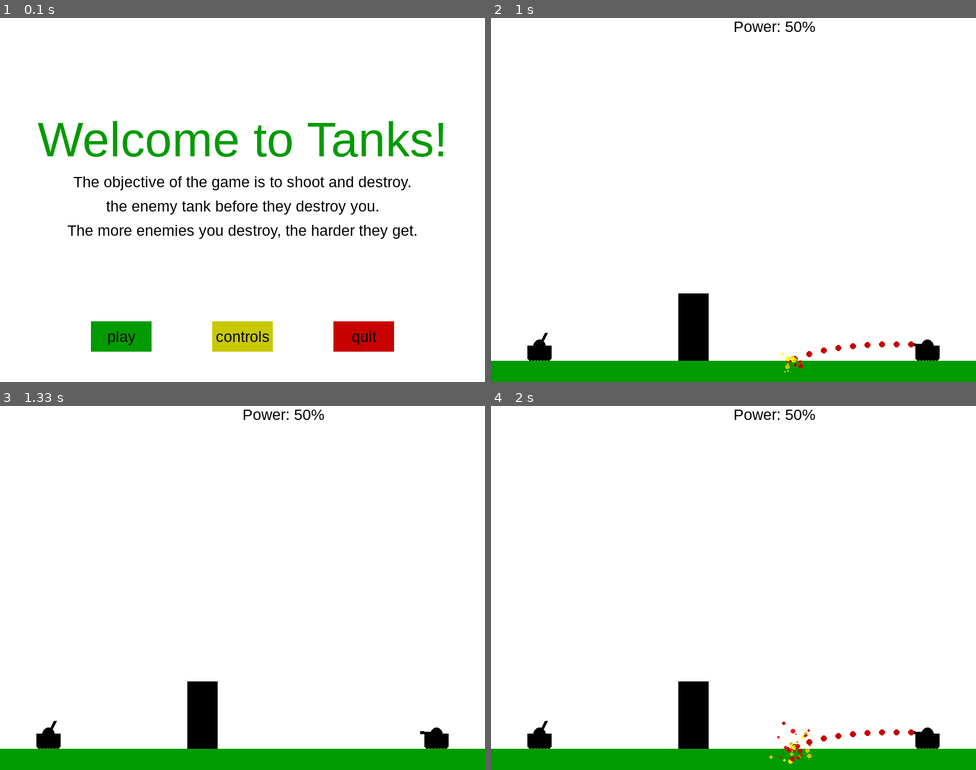
Above: before the commit, frames 1-4 (two rows, left to right).
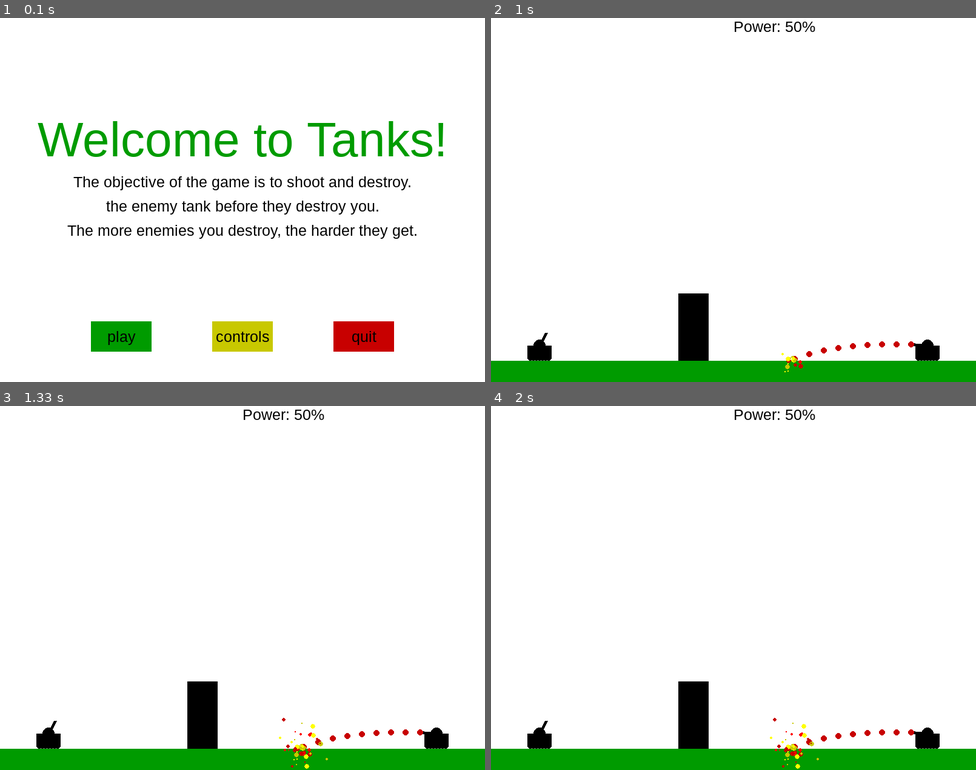
Above: after the commit, the same moments.

Repository: ioarun/pygame-robotics
Game: pygame game, started from tank-game/tank-game.py
The game is run twice, just before and just after one commit, with the same random seed, the same clock (stepped at 60 frames per second) and the same inputs. The source is Python 2; it was converted automatically to run under Python 3.
Inputs:
- Up to frame 1 (0.1 s): no input
- Up to frame 2 (1 s): click "play" at 0.42 s; tap Space at 0.67 s
- Up to frame 3 (1.33 s): tap Space at 1 s
- Up to frame 4 (2 s): no input

Frames 1-2 are identical in both runs. In frame 3, 0.3% of the frame differs, in the area x 57-88%, y 85-100%; in frame 4, 0.2%.

Commit message:
Enemy tank fires

Diff:
--- a/tank-game/tank-game.py
+++ b/tank-game/tank-game.py
@@ -242,6 +242,102 @@
 
 		# y = x**2
 		startingShell[1] += int((((startingShell[0] - xy[0])*0.015/(gun_power/50.0))**2) - (turPos + turPos/(12-turPos)))
+
+		if startingShell[1] > display_height - ground_height:
+			hit_x = int((startingShell[0]*display_height-ground_height)/startingShell[1])
+			hit_y = int(display_height-ground_height)
+			print "Last shell:", startingShell[0], startingShell[1]
+			print "Impact:", hit_x, hit_y
+			explosion(hit_x, hit_y)
+			fire = False
+
+
+		check_x_1 = startingShell[0] <= xlocation +  barrier_width
+		check_x_2 = startingShell[0] >= xlocation
+
+		check_y_1 = startingShell[1] <= display_height
+		check_y_2 = startingShell[1] >= display_height -randomHeight
+
+		if check_x_1 and check_x_2 and check_y_1 and check_y_2:
+			hit_x = int(startingShell[0])
+			hit_y = int(startingShell[1])
+			print "Last shell:", startingShell[0], startingShell[1]
+			print "Impact:", hit_x, hit_y
+			explosion(hit_x, hit_y)
+			fire = False
+
+		pygame.display.update()
+		clock.tick(60)
+
+
+def e_fireShell(xy, tankx, tanky, turPos, gun_power, xlocation, barrier_width, randomHeight, ptankX, ptankY):
+
+	currentPower = 1
+	power_found = False
+
+	while not power_found:
+		currentPower += 1
+		if currentPower > 100:
+			power_found = True
+		fire = True
+
+		startingShell = list(xy) # from tuple to list conversion (just one element)
+		# print ("FIRE!", xy)
+		while fire:
+			for event in pygame.event.get():
+				if event.type == pygame.QUIT:
+					pygame.quit()
+					quit()
+
+			# print startingShell[0], startingShell[1]
+			# pygame.draw.circle(gameDisplay, red, (startingShell[0], startingShell[1]), 5)
+
+			startingShell[0] += (12 - turPos)*2
+
+			# y = x**2
+			startingShell[1] += int((((startingShell[0] - xy[0])*0.015/(currentPower/50.0))**2) - (turPos + turPos/(12-turPos)))
+
+			if startingShell[1] > display_height - ground_height:
+				hit_x = int((startingShell[0]*display_height-ground_height)/startingShell[1])
+				hit_y = int(display_height-ground_height)
+				# explosion(hit_x, hit_y)
+				# if found tank
+				if ptankX + 15 > hit_x > ptankX - 15:
+					print "Target acquired!"
+					power_found = True
+				fire = False
+
+
+			check_x_1 = startingShell[0] <= xlocation +  barrier_width
+			check_x_2 = startingShell[0] >= xlocation
+
+			check_y_1 = startingShell[1] <= display_height
+			check_y_2 = startingShell[1] >= display_height -randomHeight
+
+			if check_x_1 and check_x_2 and check_y_1 and check_y_2:
+				hit_x = int(startingShell[0])
+				hit_y = int(startingShell[1])
+				# explosion(hit_x, hit_y)
+				fire = False
+
+
+	fire = True
+
+	startingShell = list(xy) # from tuple to list conversion
+	# print ("FIRE!", xy)
+	while fire:
+		for event in pygame.event.get():
+			if event.type == pygame.QUIT:
+				pygame.quit()
+				quit()
+
+		# print startingShell[0], startingShell[1]
+		pygame.draw.circle(gameDisplay, red, (startingShell[0], startingShell[1]), 5)
+
+		startingShell[0] += (12 - turPos)*2
+
+		# y = x**2
+		startingShell[1] += int((((startingShell[0] - xy[0])*0.015/(currentPower/50.0))**2) - (turPos + turPos/(12-turPos)))
 
 		if startingShell[1] > display_height - ground_height:
 			hit_x = int((startingShell[0]*display_height-ground_height)/startingShell[1])
@@ -431,6 +527,7 @@
 					# argument = turret location
 					# fireShell(gun, mainTankX, mainTankY, currentTurPos, fire_power)
 					fireShell2(gun, mainTankX, mainTankY, currentTurPos, fire_power, xlocation, barrier_width, randomHeight)
+					e_fireShell(enemy_gun, enemyTankX, enemyTankY, 8, 50, xlocation, barrier_width, randomHeight,mainTankX, mainTankY )
 
 				elif event.key == pygame.K_a:
 					power_change = -1
